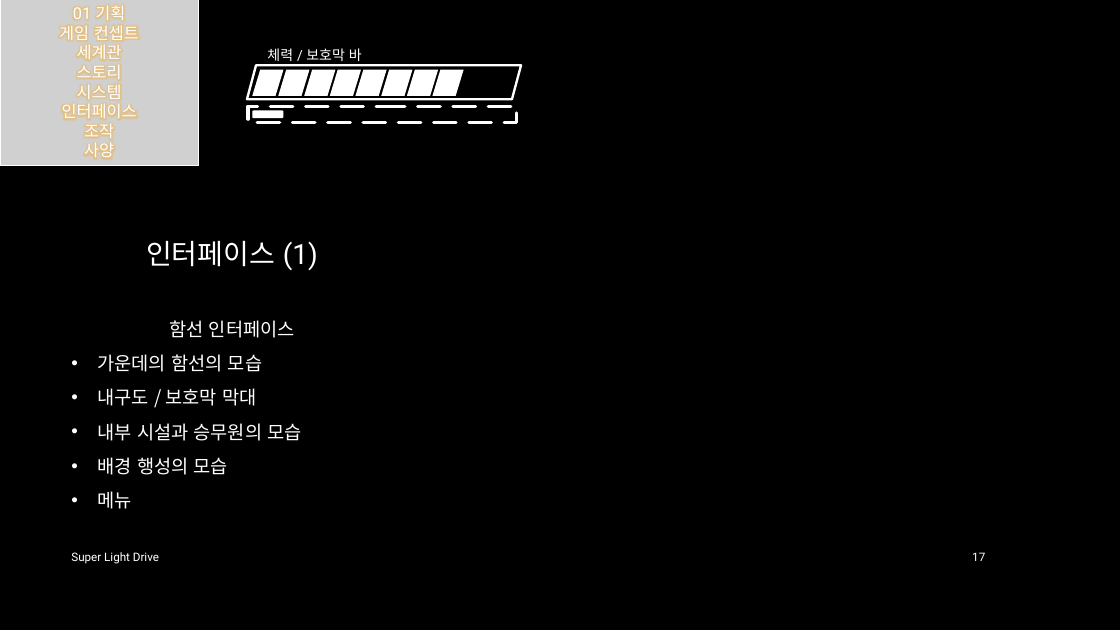
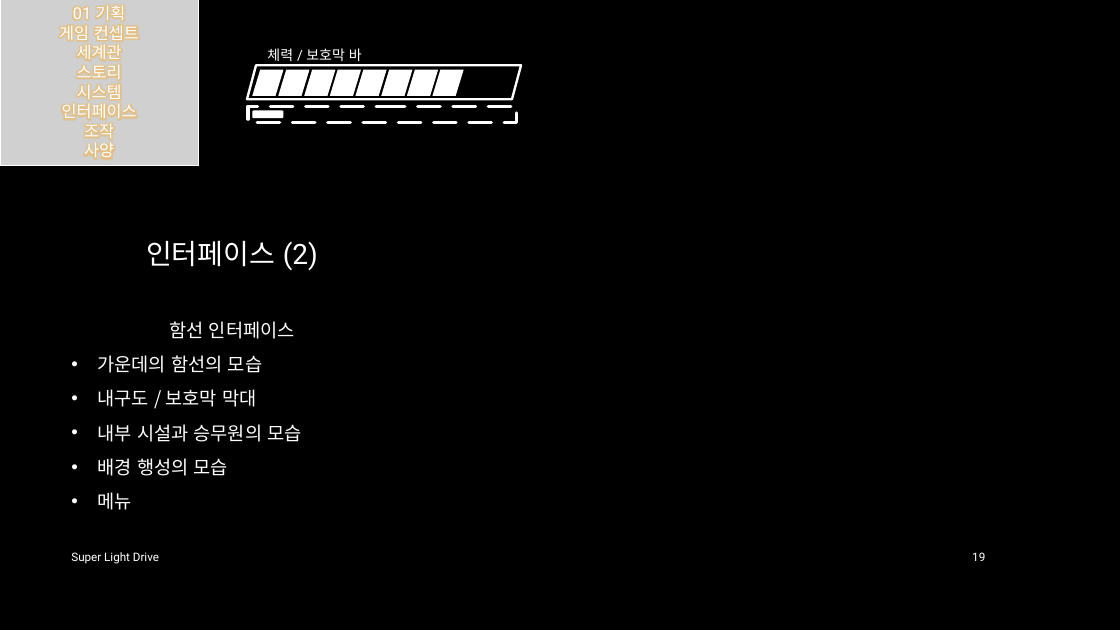
Before and after one commit to iconstudio/2017-Platformer, a slide deck: slide 19 of slides/SuperLightDrive_20171228.pptx (slide 17 before the commit). Drawn at 1120x630 pixels with LibreOffice and Linux fonts; fonts in the diff are those of the drawing; grey boxes stand for pictures; background and template pictures are left out. Boxes give left, top, right and bottom in pixels: in the first picture for what was removed or moved away, otherwise in the second. Text is boxed around its words. In the diff, an @@ line names an element or a change of style, - is before the commit and + after.

```diff
--- a/slides/SuperLightDrive_20171228.pptx
+++ b/slides/SuperLightDrive_20171228.pptx
@@ title at [146,240,318,270]: text changed @@
-인터페이스 (1)
+인터페이스 (2)
@@ page number at [972,552,985,561]: text changed @@
-17
+19
```
Also in this commit, not shown: 19 other slides changed, 5 slides added.
